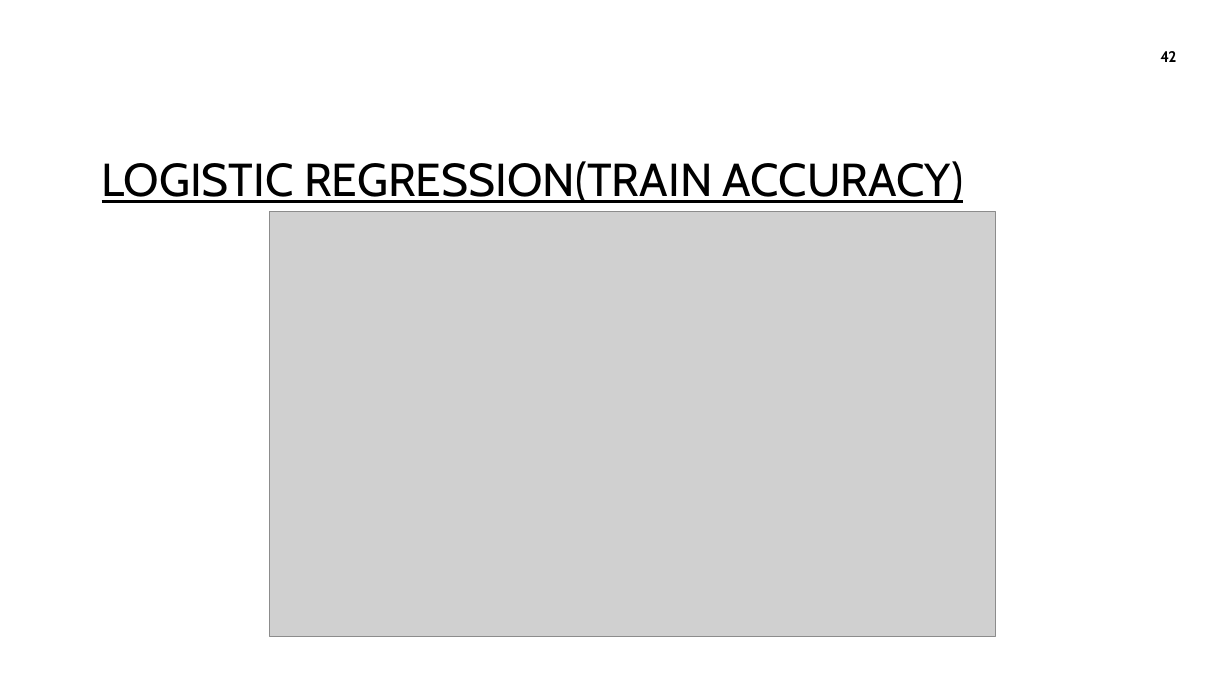
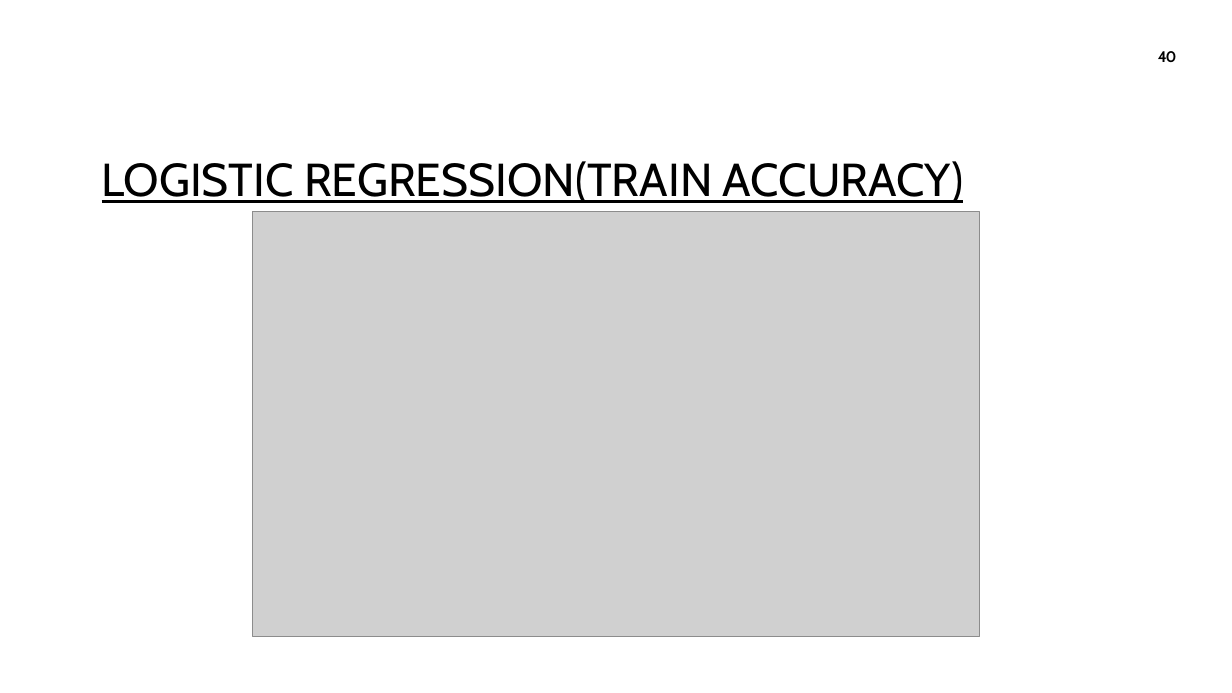
Before and after one commit to Karthikeyanswami/Hallucination-Detection-in-LLMs, a slide deck: slide 40 of MINI_PROJECT/HALLUCINATION DETECTION IN LLMs.pptx (slide 42 before the commit). Drawn at 1232x693 pixels with LibreOffice and Linux fonts; fonts in the diff are those of the drawing; grey boxes stand for pictures; background and template pictures are left out. Boxes give left, top, right and bottom in pixels: in the first picture for what was removed or moved away, otherwise in the second. Text is boxed around its words. In the diff, an @@ line names an element or a change of style, - is before the commit and + after.

```diff
--- a/MINI_PROJECT/HALLUCINATION DETECTION IN LLMs.pptx
+++ b/MINI_PROJECT/HALLUCINATION DETECTION IN LLMs.pptx
@@ page number at box(1158, 51, 1177, 62): text changed @@
-42
+40
@@ picture: place and size @@
-picture at box(269, 212, 996, 636)
+picture at box(252, 212, 980, 636)
```
Also in this commit, not shown: 4 other slides changed, 10 slides removed.
